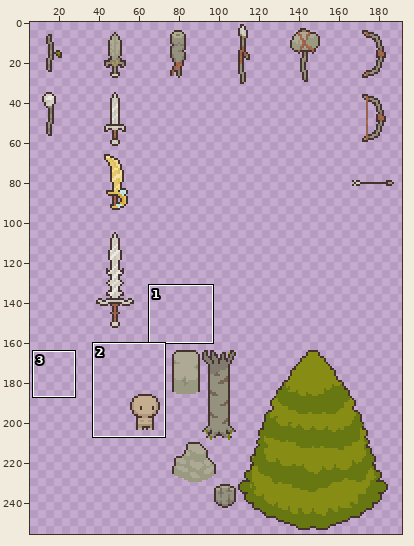
Sprite sheet, stored at Elemental Realms/Assets/Art/Sprites/tools.png. Above: a wide view before the commit, with the close-up outlined.
Close-up. The starting point:
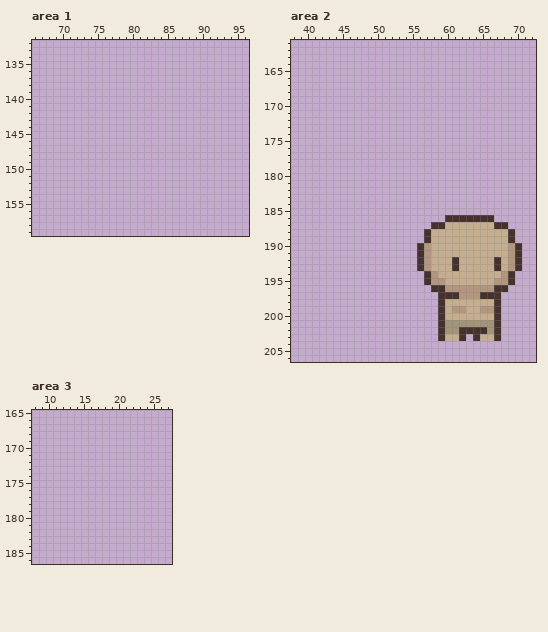
The file is 256x256 pixels. Colours within 5 levels of each other are drawn and written as one. Shown: area 1: x 66..96, y 132..159; area 2: x 38..72, y 161..206; area 3: x 8..27, y 165..186. The wide view leaves out empty margins.
Once edited:
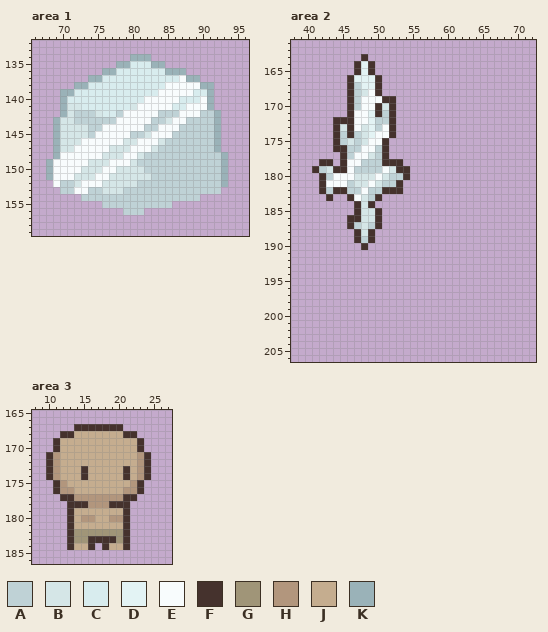
Palette (. is transparent): A #bfd2d6  B #d5e6e7  C #d8ecee  D #e3f3f4  E #f8fcfd  F #45322d  G #a09578  H #b2967d  J #c5ad8f  K #9ab2b8
The exact change:
--- area 1
@@ x 66..96 @@
 133 ...............................
-134 ...............................
-135 ...............................
-136 ...............................
-137 ...............................
-138 ...............................
-139 ...............................
-140 ...............................
-141 ...............................
-142 ...............................
-143 ...............................
-144 ...............................
-145 ...............................
-146 ...............................
-147 ...............................
-148 ...............................
-149 ...............................
-150 ...............................
-151 ...............................
-152 ...............................
-153 ...............................
-154 ...............................
-155 ...............................
-156 ...............................
+134 ..............KKK..............
+135 ............KKCCCKK............
+136 ..........KKCCCCCCCKKK.........
+137 ........KKCCCCCCCCCCCEKK.......
+138 ......KKCCCCCCCCCCCEEEEEKK.....
+139 ....KKCCCCCCCCCCCCEEEEECCK.....
+140 ....KCCCCCCCCCCCEEEEECCCEK.....
+141 ....KBBCCCCCCCBEEEEECCEEEK.....
+142 ....KBAAABCCAEEEEEAAAEEEAAK....
+143 ...KBBAAAAAAEEEEEAABEEAAAAK....
+144 ...KBBBBAAEEEEEEAAEEEAAAAAK....
+145 ...KBBBBAEEEEEAABEEEAAAAAAK....
+146 ...KBBBEEEEEEBBEEEBAAAAAAAK....
+147 ...KBBEEEEEBBBEEEBAAAAAAAAK....
+148 ...KEEEEEEBBBEEBAAAAAAAAAAAK...
+149 ..KEEEEEBBBEEEBAAAAAAAAAAAAK...
+150 ..KEEEEBBBEEBBBBAAAAAAAAAAAK...
+151 ..KEEEBBBEEBBBBBBAAAAAAAAAAK...
+152 ...EAABEEEBBBBBAAAAAAAAAAAAK...
+153 ....AAEEAABBBAAAAAAAAAAAAAA....
+154 .......AAAAAAAAAAAAAAAAA.......
+155 ..........AAAAAAAAAA...........
+156 .............AAA...............
 157 ...............................
--- area 2
@@ x 38..72 @@
 162 ...................................
-163 ...................................
-164 ...................................
-165 ...................................
-166 ...................................
-167 ...................................
-168 ...................................
-169 ...................................
-170 ...................................
-171 ...................................
-172 ...................................
-173 ...................................
-174 ...................................
-175 ...................................
-176 ...................................
-177 ...................................
-178 ...................................
-179 ...................................
-180 ...................................
-181 ...................................
-182 ...................................
-183 ...................................
-184 ...................................
-185 ...................................
-186 ......................FFFFFFF......
-187 ....................FFJJJJJJJFF....
-188 ...................FJJJJJJJJJJJF...
-189 ...................FJJJJJJJJJJJF...
-190 ..................FHJJJJJJJJJJJHF..
-191 ..................FHJJJJJJJJJJJHF..
-192 ..................FHJJJFJJJJJFJHF..
-193 ..................FHJJJFJJJJJFJHF..
-194 ...................FHJJJJJJJJJHF...
-195 ...................FHHJJJJJJJHHF...
-196 ....................FFHHHHHHHFF....
-197 .....................FFFHHHFFF.....
-198 .....................FJJJJJJJF.....
-199 .....................FJHHJJHHF.....
-200 .....................FJJJJJJJF.....
-201 .....................FGGGGGGGF.....
-202 .....................FGGFFFFGF.....
-203 .....................FJJF.FJJF.....
+163 ..........F........................
+164 .........FDF.......................
+165 .........FDF.......................
+166 ........FDDDF......................
+167 ........FADDF......................
+168 ........FABEF......................
+169 ........FAEEEFF....................
+170 ........FAEEFBF....................
+171 ........FEEDFAF....................
+172 ......FFFEEDAAF....................
+173 ......FBFEBDAEF....................
+174 ......FAFABDEEF....................
+175 ......FABABEEF.....................
+176 ......FFAAEEAF.....................
+177 .......FAEEBAF.....................
+178 ....FF.FEEAAAFFF...................
+179 ...FABFFEAAAAEBFF..................
+180 ....FAEEEBBBEBAAF..................
+181 ....FEEEABBEBAAF...................
+182 ....FAFFAAEAAFFF...................
+183 .....F..FEBAF......................
+184 .........FBF.......................
+185 .........FBBF......................
+186 ........FFBBF......................
+187 ........FABAF......................
+188 .........FBF.......................
+189 .........FAF.......................
+190 ..........F........................
+191 ...................................
+192 ...................................
+193 ...................................
+194 ...................................
+195 ...................................
+196 ...................................
+197 ...................................
+198 ...................................
+199 ...................................
+200 ...................................
+201 ...................................
+202 ...................................
+203 ...................................
 204 ...................................
--- area 3
@@ x 8..27 @@
 166 ....................
-167 ....................
-168 ....................
-169 ....................
-170 ....................
-171 ....................
-172 ....................
-173 ....................
-174 ....................
-175 ....................
-176 ....................
-177 ....................
-178 ....................
-179 ....................
-180 ....................
-181 ....................
-182 ....................
-183 ....................
-184 ....................
+167 ......FFFFFFF.......
+168 ....FFJJJJJJJFF.....
+169 ...FJJJJJJJJJJJF....
+170 ...FJJJJJJJJJJJF....
+171 ..FHJJJJJJJJJJJHF...
+172 ..FHJJJJJJJJJJJHF...
+173 ..FHJJJFJJJJJFJHF...
+174 ..FHJJJFJJJJJFJHF...
+175 ...FHJJJJJJJJJHF....
+176 ...FHHJJJJJJJHHF....
+177 ....FFHHHHHHHFF.....
+178 .....FFFHHHFFF......
+179 .....FJJJJJJJF......
+180 .....FJHHJJHHF......
+181 .....FJJJJJJJF......
+182 .....FGGGGGGGF......
+183 .....FGGFFFFGF......
+184 .....FJJF.FJJF......
 185 ....................
